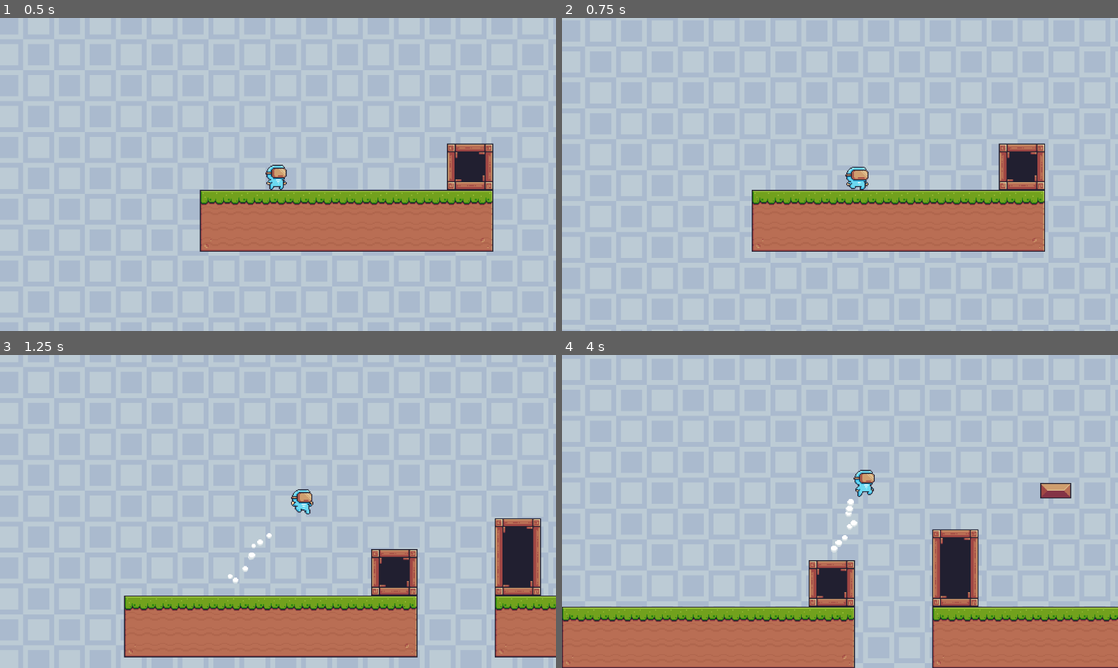
Above: before the commit, frames 1-4 (two rows, left to right).
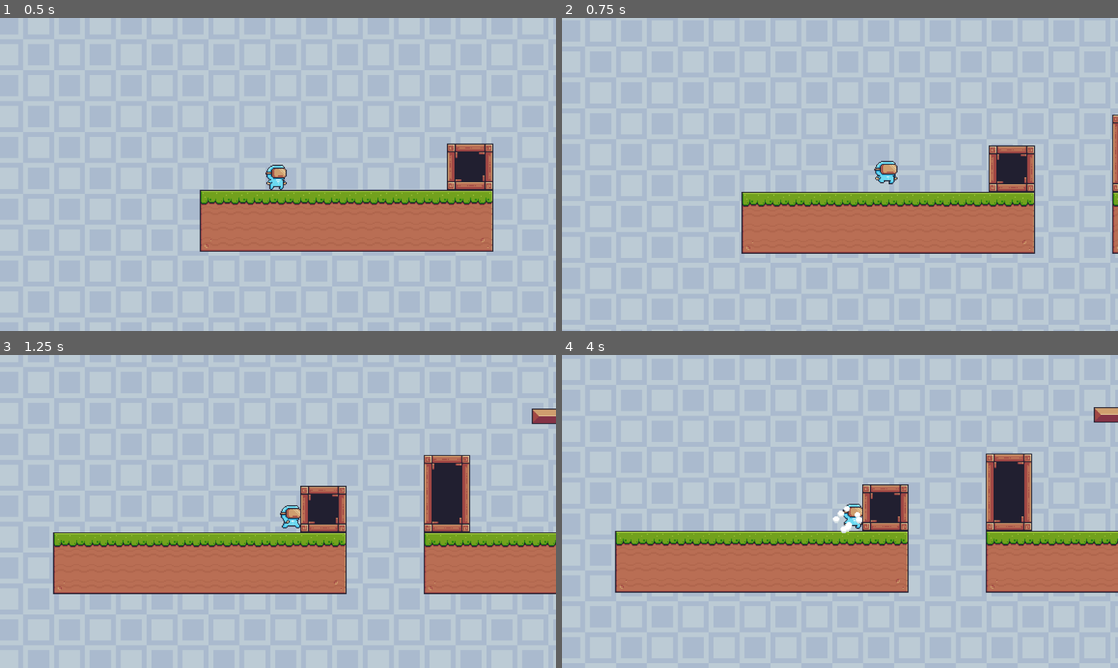
Above: after the commit, the same moments.

Repository: Zitronekoma30/SmallPlatformer
Game: Godot game, scene res://Levels/level_1.tscn
Two runs of this game, one before a commit and one after it. Both use one fixed random seed, a clock stepped at 60 frames per second and the inputs below. Sound files missing from this copy of the repository are replaced by a short silence.
Inputs (mouse positions are in pixels of both pictures, inside the frame that each line leads up to):
- Up to frame 1 (0.5 s): no input
- Up to frame 2 (0.75 s): move the mouse to (962, 158) at 0.52 s; hold D (move_right) from 0.53 s (still down); click (962, 158) at 0.6 s
- Up to frame 3 (1.25 s): keep holding D (move_right); tap Space (jump) at 0.77 s
- Up to frame 4 (4 s): move the mouse to (728, 527) at 1.27 s; tap E (interact) at 1.35, 3.6 s; tap Space (jump) at 1.52, 3.02, 3.77 s; click (728, 527) at 1.55 s; move the mouse to (895, 442) at 2.02 s; release D (move_right) at 2.03 s; hold A (move_left) 2.03-2.78 s; click (895, 442) at 2.1 s; move the mouse to (812, 574) at 2.77 s; hold D (move_right) from 2.78 s (still down); click (812, 574) at 2.85 s; move the mouse to (1006, 558) at 3.52 s; click (1006, 558) at 3.8 s

Frame 1 is identical in both runs. In frame 2, 5.2% of the frame differs, in the area x 32-100%, y 30-76%; in frame 3, 33%; in frame 4, 39%, in the area x 0-100%, y 16-100%.

Commit message:
added basic grappling hook framework

Diff:
--- /dev/null
+++ b/Objects/grapple_point.tscn
@@ -0,0 +1,10 @@
+[gd_scene load_steps=2 format=3 uid="uid://mc6ttw7sy1kq"]
+
+[ext_resource type="Texture2D" uid="uid://b4cfa084v3wej" path="res://Assets/Items/Checkpoints/Checkpoint/Checkpoint (No Flag).png" id="1_ecpka"]
+
+[node name="grapple_point" type="Marker2D" groups=["grapple_points"]]
+
+[node name="Sprite2D" type="Sprite2D" parent="."]
+position = Vector2(19, -33)
+scale = Vector2(2.42188, 2.6875)
+texture = ExtResource("1_ecpka")
--- a/Objects/player.gd
+++ b/Objects/player.gd
@@ -2,6 +2,7 @@
 
 const SPEED = 150
 const JUMP_VELOCITY = -400.0
+var GRAPPLE_SPEED = 500
 
 @onready var anim = $AnimatedSprite2D
 @onready var part_dust = $ParticlesDust
@@ -19,6 +20,8 @@
 var follower = self
 var fruits: int = 0
 
+var grapplePoint: Node2D = null
+
 signal interact
 
 # Get the gravity from the project settings to be synced with RigidBody nodes.
@@ -34,9 +37,23 @@
 func handle_input():
 	if Input.is_action_just_pressed("interact"):
 		emit_signal("interact", self)
+	if Input.is_action_just_pressed("place"):
+		var grapple = load("res://Objects/grapple_point.tscn").instantiate()
+		grapple.global_position = get_global_mouse_position()
+		grapplePoint = grapple
 
 func _physics_process(delta):
-	# Add the gravity.
+	if grapplePoint != null:
+		#grapple logic
+		velocity = grapplePoint.global_position - global_position
+		if velocity.length() < 10:
+			grapplePoint.queue_free()
+			grapplePoint = null
+			velocity = velocity.normalized() * GRAPPLE_SPEED
+		velocity = velocity.normalized() * GRAPPLE_SPEED
+		move_and_slide()
+		return
+
 	if not is_on_floor():
 		on_ground=false
 		velocity.y += gravity * delta
@@ -58,9 +75,9 @@
 	if direction:
 		velocity.x = direction * SPEED
 	else:
-		velocity.x = move_toward(velocity.x, 0, SPEED)
+		if on_ground: velocity.x = move_toward(velocity.x, 0, SPEED)
+		else: velocity.x = move_toward(velocity.x, 0, 5)
 	animate()
-
 	move_and_slide()
 
 func remove_follower() -> Node2D:
--- a/Objects/player.tscn
+++ b/Objects/player.tscn
@@ -375,6 +375,7 @@
 z_index = 10
 collision_mask = 2
 script = ExtResource("1_vc07f")
+current_level = null
 
 [node name="Collider" type="CollisionShape2D" parent="."]
 position = Vector2(0, 3)
--- a/project.godot
+++ b/project.godot
@@ -41,6 +41,11 @@
 "events": [Object(InputEventKey,"resource_local_to_scene":false,"resource_name":"","device":-1,"window_id":0,"alt_pressed":false,"shift_pressed":false,"ctrl_pressed":false,"meta_pressed":false,"pressed":false,"keycode":0,"physical_keycode":69,"key_label":0,"unicode":101,"echo":false,"script":null)
 ]
 }
+place={
+"deadzone": 0.5,
+"events": [Object(InputEventMouseButton,"resource_local_to_scene":false,"resource_name":"","device":-1,"window_id":0,"alt_pressed":false,"shift_pressed":false,"ctrl_pressed":false,"meta_pressed":false,"button_mask":0,"position":Vector2(0, 0),"global_position":Vector2(0, 0),"factor":1.0,"button_index":1,"pressed":false,"double_click":false,"script":null)
+]
+}
 
 [layer_names]
 
